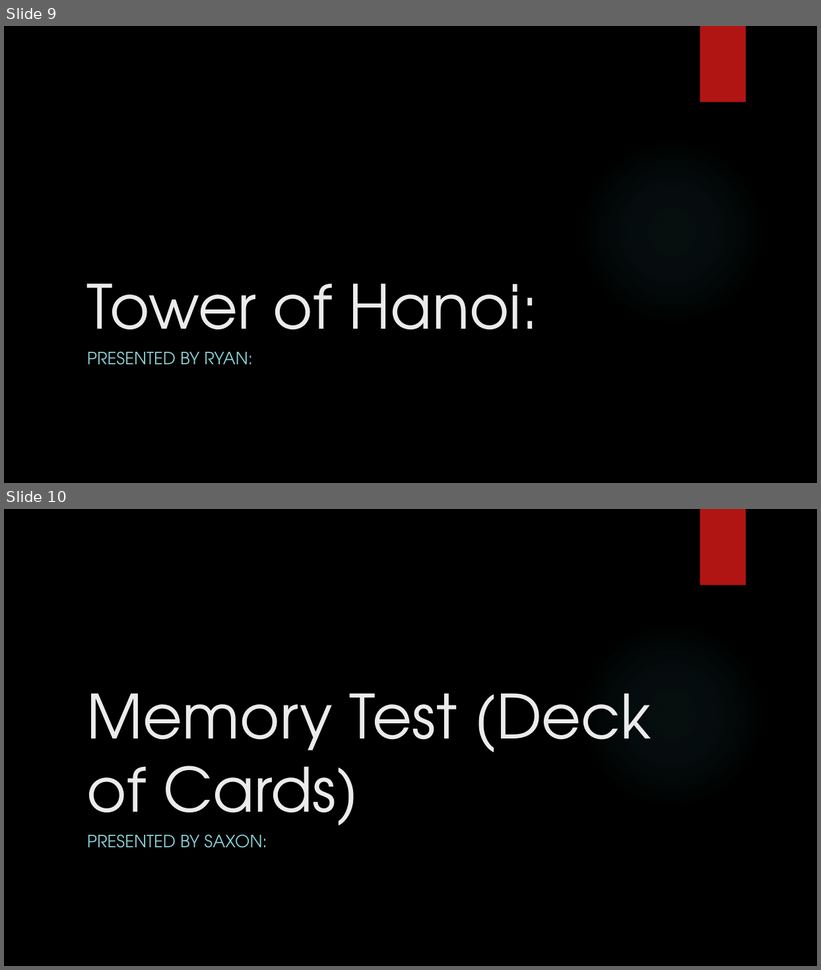
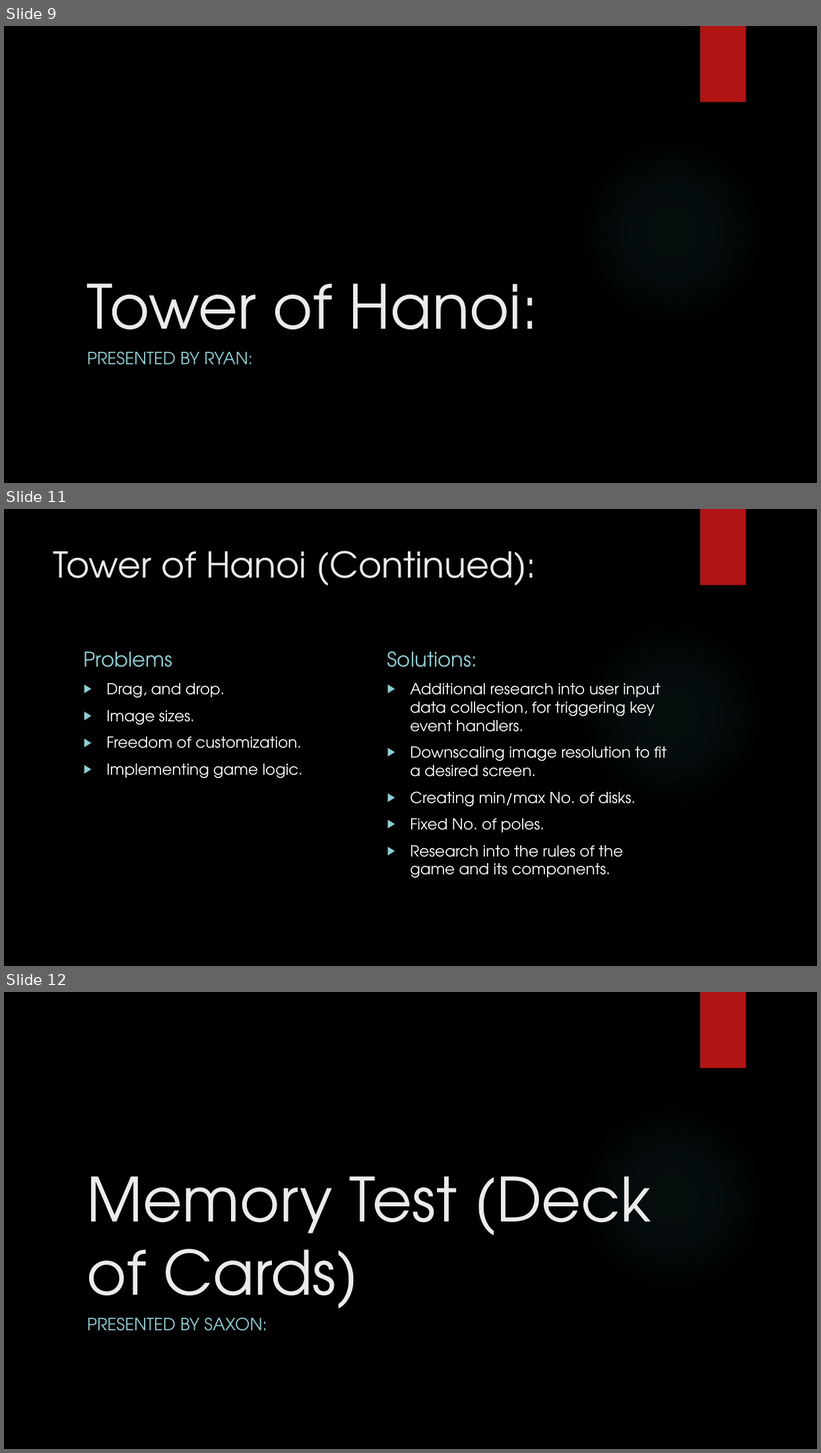
Before and after one commit to IgnitionOrk/SCaR_Arcade, a slide deck: SCaRArcade.pptx. Shown one above the other, each under a label of ours: slides 9 and 10 before the commit, slides 9, 11 and 12 after it; the slides between them are not shown. The pictures are 821x970 and 821x1453 pixels, drawn with LibreOffice and Linux fonts; fonts in the diff are those of the drawing; background and template pictures are left out. Boxes give left, top, right and bottom in pixels: in the first picture for what was removed or moved away, otherwise in the second. Text is boxed around its words. In the diff, an @@ line names an element or a change of style, - is before the commit and + after.

```diff
--- a/SCaRArcade.pptx
+++ b/SCaRArcade.pptx
@@ slide 11 added at bbox=[4, 509, 817, 966], background picture (left out); not listed: 2 template elements that a slide beside it also shows @@
@@ title added at bbox=[54, 551, 537, 586], 42 pt, text #EBEBEB @@
+Tower of Hanoi (Continued):
@@ text added at bbox=[84, 652, 173, 667], 24 pt, text #8AD0D6 @@
+Problems
@@ text added at bbox=[387, 652, 477, 667], 24 pt, text #8AD0D6 @@
+Solutions:
@@ text added at bbox=[106, 683, 303, 778], 18 pt, text #FFFFFF @@
+▶ Drag, and drop.
+▶ Image sizes.
+▶ Freedom of customization.
+▶ Implementing game logic.
@@ text added at bbox=[410, 683, 667, 878], 18 pt, text #FFFFFF @@
+▶ Additional research into user input data collection, for triggering key event handlers.
+▶ Downscaling image resolution to fit a desired screen.
+▶ Creating min/max No. of disks.
+▶ Fixed No. of poles.
+▶ Research into the rules of the game and its components.
@@ what was slide 10 is now slide 12 @@
```
Also in this commit, not shown: 7 slides changed, 4 other slides added.
